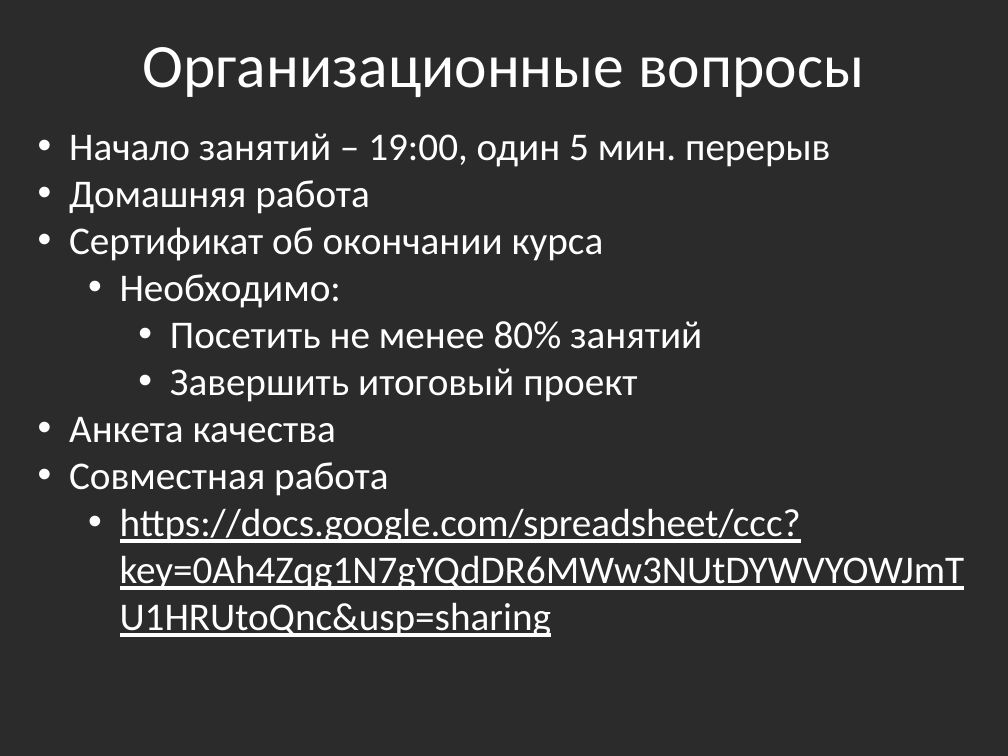
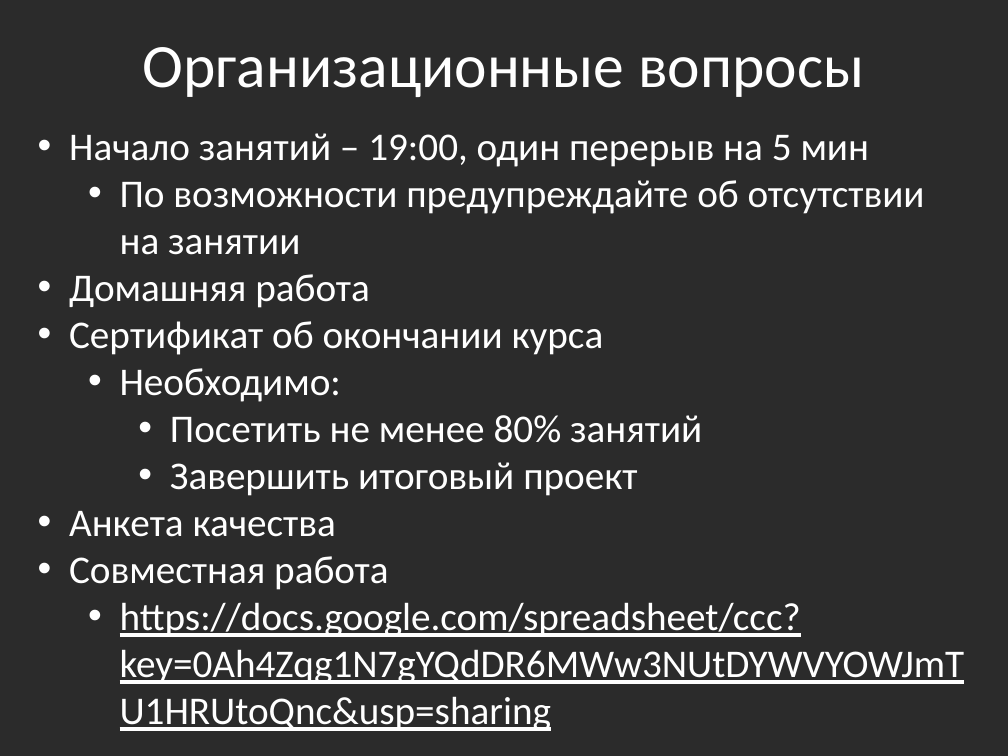
Before and after one commit to bazile/Training, a slide deck: slide 4 of Presentation/intro.pptx. Drawn at 1008x756 pixels with LibreOffice and Linux fonts; fonts in the diff are those of the drawing; background and template pictures are left out; a plain dark background stands for a picture behind light text. Boxes give left, top, right and bottom in pixels: in the first picture for what was removed or moved away, otherwise in the second. Text is boxed around its words. In the diff, an @@ line names an element or a change of style, - is before the commit and + after.

```diff
--- a/Presentation/intro.pptx
+++ b/Presentation/intro.pptx
@@ text at bbox=[69, 133, 925, 255]: text changed @@
-• Начало занятий – 19:00, один 5 мин. перерыв
+• Начало занятий – 19:00, один перерыв на 5 мин
+  • По возможности предупреждайте об отсутствии на занятии
```
Also in this commit, not shown: 1 slide added, 21 other files.
